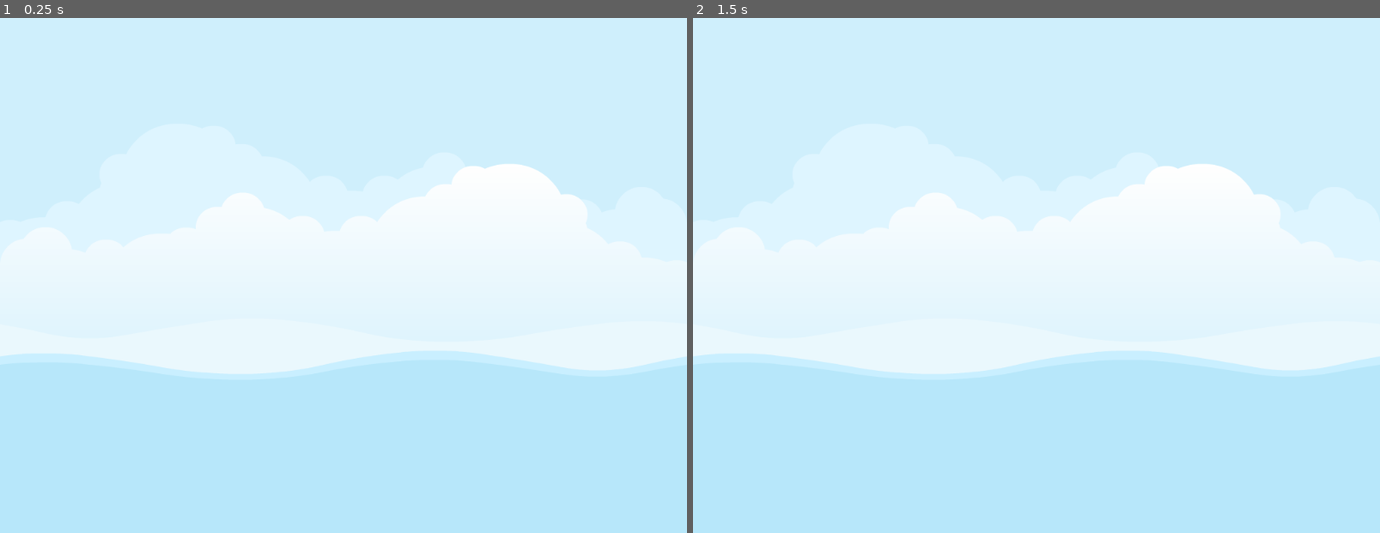
Above: before the commit, frames 1-2 (left to right).
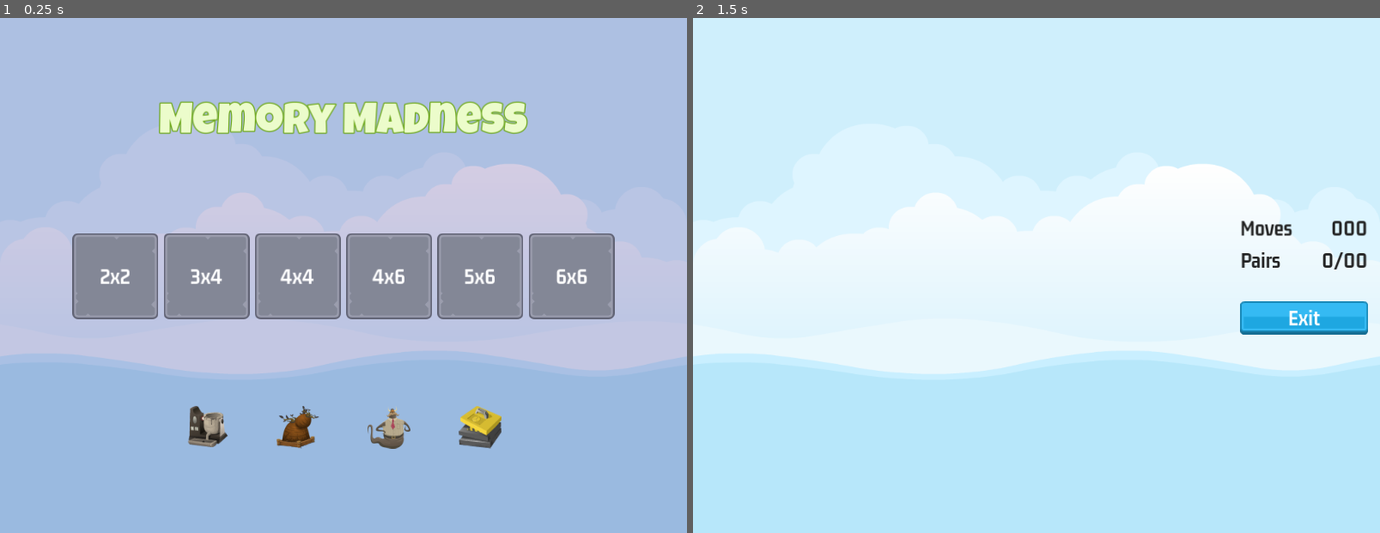
Above: after the commit, the same moments.

Repository: mylesh-dev/MemoryMadness
Game: Godot game, scene res://master_scene/master_scene.tscn
Two runs of this game, one before a commit and one after it. Both use one fixed random seed, a clock stepped at 60 frames per second and the inputs below.
Inputs (mouse positions are in pixels of both pictures, inside the frame that each line leads up to):
- Up to frame 1 (0.25 s): no input
- Up to frame 2 (1.5 s): click (809, 275) at 0.5 s, where only the run after the commit has a clickable "2x2"; tap Enter at 1.25 s

The runs differ from the first frame. In frame 1, 100% of the frame differs, in the area x 0-100%, y 0-100%; in frame 2, 1.6%.

Commit message:
Create main and menu screen

Diff:
--- /dev/null
+++ b/assets/GM_32_Black.tres
@@ -0,0 +1,8 @@
+[gd_resource type="LabelSettings" load_steps=2 format=3 uid="uid://gbameoo5y048"]
+
+[ext_resource type="FontFile" uid="uid://tne3tu2rb0un" path="res://assets/fonts/gemunu-libre-v8-latin-700.ttf" id="1_o4pd4"]
+
+[resource]
+font = ExtResource("1_o4pd4")
+font_size = 32
+font_color = Color(0.133333, 0.133333, 0.133333, 1)
--- /dev/null
+++ b/front_sprite/front_sprite.gd
@@ -0,0 +1,30 @@
+extends TextureRect
+
+const SCALE_SMALL: Vector2 = Vector2(0.1, 0.1)
+const SCALE_NORMAL: Vector2 = Vector2(1.0, 1.0)
+const SPIN_TIME_RANGE: Vector2 = Vector2(1.0, 2.0)
+const SCALE_TIME: float = 0.5
+
+# Called when the node enters the scene tree for the first time.
+func _ready():
+	run_me()
+
+func set_random_image() -> void:
+	texture = ImageManager.get_random_item_image().item_texture
+
+func get_random_spin_time() -> float:
+	return randf_range(SPIN_TIME_RANGE.x, SPIN_TIME_RANGE.y)
+
+func get_random_rotation() -> float:
+	return deg_to_rad(randf_range(-360, 360))
+
+func run_me() -> void:
+	var tween = get_tree().create_tween()
+	#tween.set_loops()
+	tween.tween_callback(set_random_image)
+	tween.tween_property(self, "scale", SCALE_NORMAL, SCALE_TIME)
+	tween.tween_property(self, "rotation", get_random_rotation(), get_random_spin_time())
+	tween.tween_property(self, "rotation", get_random_rotation(), get_random_spin_time())
+	tween.tween_property(self, "scale", SCALE_SMALL, SCALE_TIME)
+
+	tween.tween_callback(run_me)
--- /dev/null
+++ b/front_sprite/front_sprite.tscn
@@ -0,0 +1,20 @@
+[gd_scene load_steps=3 format=3 uid="uid://bwawrqrilyw2f"]
+
+[ext_resource type="Texture2D" uid="uid://j5pj0gyjjsk7" path="res://assets/glitch/cabbage.png" id="1_0dxw3"]
+[ext_resource type="Script" path="res://front_sprite/front_sprite.gd" id="2_847ka"]
+
+[node name="FrontSprite" type="TextureRect"]
+anchors_preset = 8
+anchor_left = 0.5
+anchor_top = 0.5
+anchor_right = 0.5
+anchor_bottom = 0.5
+offset_left = -32.0
+offset_top = -32.0
+offset_right = 32.0
+offset_bottom = 32.0
+grow_horizontal = 2
+grow_vertical = 2
+pivot_offset = Vector2(32, 32)
+texture = ExtResource("1_0dxw3")
+script = ExtResource("2_847ka")
--- /dev/null
+++ b/game_screen/game_screen.gd
@@ -0,0 +1,17 @@
+extends Control
+
+@onready var sound = $Sound
+
+# Called when the node enters the scene tree for the first time.
+func _ready():
+	pass # Replace with function body.
+
+
+# Called every frame. 'delta' is the elapsed time since the previous frame.
+func _process(delta):
+	pass
+
+
+func _on_exit_button_pressed():
+	SoundManager.play_button_click(sound)
+	SignalManager.on_game_exit_pressed.emit()
--- /dev/null
+++ b/game_screen/game_screen.tscn
@@ -0,0 +1,108 @@
+[gd_scene load_steps=7 format=3 uid="uid://bvadlfcjpcxmc"]
+
+[ext_resource type="LabelSettings" uid="uid://gbameoo5y048" path="res://assets/GM_32_Black.tres" id="1_co8br"]
+[ext_resource type="Script" path="res://game_screen/game_screen.gd" id="1_vm1ve"]
+[ext_resource type="Texture2D" uid="uid://drkekmcxwn861" path="res://assets/ui/blue_button00.png" id="2_fhvn3"]
+[ext_resource type="Texture2D" uid="uid://dgylrylbmpbks" path="res://assets/ui/yellow_button00.png" id="3_l4854"]
+[ext_resource type="Texture2D" uid="uid://cdbexev6qq6j1" path="res://assets/ui/green_button00.png" id="4_s2o5b"]
+[ext_resource type="LabelSettings" uid="uid://boqa0qsp21o70" path="res://level_button/DM_32.tres" id="5_5dwgd"]
+
+[node name="GameScreen" type="Control"]
+layout_mode = 3
+anchors_preset = 15
+anchor_right = 1.0
+anchor_bottom = 1.0
+grow_horizontal = 2
+grow_vertical = 2
+script = ExtResource("1_vm1ve")
+
+[node name="HB" type="HBoxContainer" parent="."]
+layout_mode = 1
+anchors_preset = 15
+anchor_right = 1.0
+anchor_bottom = 1.0
+grow_horizontal = 2
+grow_vertical = 2
+
+[node name="MC1" type="MarginContainer" parent="HB"]
+layout_mode = 2
+size_flags_horizontal = 3
+
+[node name="TileContainer" type="GridContainer" parent="HB/MC1"]
+layout_mode = 2
+size_flags_horizontal = 4
+size_flags_vertical = 4
+
+[node name="MC2" type="MarginContainer" parent="HB"]
+custom_minimum_size = Vector2(200, 0)
+layout_mode = 2
+theme_override_constants/margin_right = 18
+
+[node name="VBoxContainer" type="VBoxContainer" parent="HB/MC2"]
+layout_mode = 2
+size_flags_vertical = 4
+theme_override_constants/separation = 12
+
+[node name="HB" type="HBoxContainer" parent="HB/MC2/VBoxContainer"]
+layout_mode = 2
+
+[node name="Label" type="Label" parent="HB/MC2/VBoxContainer/HB"]
+layout_mode = 2
+size_flags_horizontal = 3
+text = "Moves"
+label_settings = ExtResource("1_co8br")
+vertical_alignment = 1
+
+[node name="MovesLabel" type="Label" parent="HB/MC2/VBoxContainer/HB"]
+layout_mode = 2
+text = "000
+"
+label_settings = ExtResource("1_co8br")
+horizontal_alignment = 2
+vertical_alignment = 1
+
+[node name="HB2" type="HBoxContainer" parent="HB/MC2/VBoxContainer"]
+layout_mode = 2
+
+[node name="Label" type="Label" parent="HB/MC2/VBoxContainer/HB2"]
+layout_mode = 2
+size_flags_horizontal = 3
+text = "Pairs
+"
+label_settings = ExtResource("1_co8br")
+vertical_alignment = 1
+
+[node name="PairsLabel" type="Label" parent="HB/MC2/VBoxContainer/HB2"]
+layout_mode = 2
+text = "0/00
+"
+label_settings = ExtResource("1_co8br")
+horizontal_alignment = 2
+vertical_alignment = 1
+
+[node name="Spacer" type="Control" parent="HB/MC2/VBoxContainer"]
+custom_minimum_size = Vector2(0, 20)
+layout_mode = 2
+
+[node name="ExitButton" type="TextureButton" parent="HB/MC2/VBoxContainer"]
+layout_mode = 2
+size_flags_horizontal = 4
+texture_normal = ExtResource("2_fhvn3")
+texture_pressed = ExtResource("3_l4854")
+texture_hover = ExtResource("4_s2o5b")
+
+[node name="Label" type="Label" parent="HB/MC2/VBoxContainer/ExitButton"]
+layout_mode = 1
+anchors_preset = 15
+anchor_right = 1.0
+anchor_bottom = 1.0
+grow_horizontal = 2
+grow_vertical = 2
+text = "Exit"
+label_settings = ExtResource("5_5dwgd")
+horizontal_alignment = 1
+vertical_alignment = 1
+
+[node name="Sound" type="AudioStreamPlayer" parent="."]
+
+[connection signal="pressed" from="HB/MC2/VBoxContainer/ExitButton" to="." method="_on_exit_button_pressed"]
--- /dev/null
+++ b/level_button/DM_32.tres
@@ -0,0 +1,7 @@
+[gd_resource type="LabelSettings" load_steps=2 format=3 uid="uid://boqa0qsp21o70"]
+
+[ext_resource type="FontFile" uid="uid://tne3tu2rb0un" path="res://assets/fonts/gemunu-libre-v8-latin-700.ttf" id="1_4f3r0"]
+
+[resource]
+font = ExtResource("1_4f3r0")
+font_size = 32
--- /dev/null
+++ b/level_button/level_button.gd
@@ -0,0 +1,20 @@
+extends TextureButton
+
+@onready var label = $Label
+@onready var sound = $Sound
+
+var _level_number: int =  0
+
+# Called when the node enters the scene tree for the first time.
+func _ready():
+	pass
+
+func set_level_number(level_num: int) -> void:
+	_level_number = level_num
+	var l_data =  GameManager.LEVELS[_level_number]
+	label.text = "%sx%s" % [l_data.rows, l_data.cols]
+
+
+func _on_pressed():
+	SoundManager.play_button_click(sound)
+	SignalManager.on_level_selected.emit(_level_number)
--- /dev/null
+++ b/level_button/level_button.tscn
@@ -0,0 +1,42 @@
+[gd_scene load_steps=6 format=3 uid="uid://ckpbqwp5lyybm"]
+
+[ext_resource type="Texture2D" uid="uid://cusia6w3qpn33" path="res://assets/ui/level_select_frame_128.png" id="1_mggt6"]
+[ext_resource type="Texture2D" uid="uid://o8wfw0dyqka7" path="res://assets/ui/level_select_frame_select_128.png" id="2_ofiyn"]
+[ext_resource type="Texture2D" uid="uid://dmpnkbcupt4eg" path="res://assets/ui/level_select_frame_hover_128.png" id="3_x4v3q"]
+[ext_resource type="Script" path="res://level_button/level_button.gd" id="4_ft36o"]
+[ext_resource type="LabelSettings" uid="uid://boqa0qsp21o70" path="res://level_button/DM_32.tres" id="4_ubskn"]
+
+[node name="LevelButton" type="TextureButton"]
+anchors_preset = 8
+anchor_left = 0.5
+anchor_top = 0.5
+anchor_right = 0.5
+anchor_bottom = 0.5
+offset_left = -64.0
+offset_top = -64.0
+offset_right = 64.0
+offset_bottom = 64.0
+grow_horizontal = 2
+grow_vertical = 2
+pivot_offset = Vector2(64, 64)
+size_flags_horizontal = 4
+texture_normal = ExtResource("1_mggt6")
+texture_pressed = ExtResource("2_ofiyn")
+texture_hover = ExtResource("3_x4v3q")
+script = ExtResource("4_ft36o")
+
+[node name="Label" type="Label" parent="."]
+layout_mode = 1
+anchors_preset = 15
+anchor_right = 1.0
+anchor_bottom = 1.0
+grow_horizontal = 2
+grow_vertical = 2
+text = "0x0"
+label_settings = ExtResource("4_ubskn")
+horizontal_alignment = 1
+vertical_alignment = 1
+
+[node name="Sound" type="AudioStreamPlayer" parent="."]
+
+[connection signal="pressed" from="." to="." method="_on_pressed"]
--- /dev/null
+++ b/main_screen/main_screen.gd
@@ -0,0 +1,17 @@
+extends Control
+
+@export var level_button_scene: PackedScene
+@onready var hb_levels = $VB/HBLevels
+
+# Called when the node enters the scene tree for the first time.
+func _ready():
+	setup_grid()
+
+func create_level_button(ln: int) -> void:
+	var new_lb = level_button_scene.instantiate()
+	hb_levels.add_child(new_lb)
+	new_lb.set_level_number(ln)
+
+func setup_grid() -> void:
+	for level in GameManager.LEVELS:
+		create_level_button(level)
--- /dev/null
+++ b/main_screen/main_screen.tscn
@@ -0,0 +1,86 @@
+[gd_scene load_steps=6 format=3 uid="uid://xhqiwxe4blsx"]
+
+[ext_resource type="FontFile" uid="uid://y6j0emqx2jfa" path="res://assets/fonts/LuckiestGuy-Regular.ttf" id="1_34dq7"]
+[ext_resource type="Script" path="res://main_screen/main_screen.gd" id="1_odhig"]
+[ext_resource type="PackedScene" uid="uid://ckpbqwp5lyybm" path="res://level_button/level_button.tscn" id="2_5vuce"]
+[ext_resource type="PackedScene" uid="uid://bwawrqrilyw2f" path="res://front_sprite/front_sprite.tscn" id="2_xn0p2"]
+
+[sub_resource type="LabelSettings" id="LabelSettings_kprbm"]
+font = ExtResource("1_34dq7")
+font_size = 64
+font_color = Color(0.92549, 0.988235, 0.796078, 1)
+outline_size = 6
+outline_color = Color(0.396078, 0.639216, 0.0509804, 1)
+
+[node name="MainScreen" type="Control"]
+layout_mode = 3
+anchors_preset = 15
+anchor_right = 1.0
+anchor_bottom = 1.0
+grow_horizontal = 2
+grow_vertical = 2
+script = ExtResource("1_odhig")
+level_button_scene = ExtResource("2_5vuce")
+
+[node name="ColorRect" type="ColorRect" parent="."]
+layout_mode = 1
+anchors_preset = 15
+anchor_right = 1.0
+anchor_bottom = 1.0
+grow_horizontal = 2
+grow_vertical = 2
+color = Color(0.137255, 0, 0.462745, 0.196078)
+
+[node name="VB" type="VBoxContainer" parent="."]
+layout_mode = 1
+anchors_preset = 15
+anchor_right = 1.0
+anchor_bottom = 1.0
+grow_horizontal = 2
+grow_vertical = 2
+
+[node name="Spacer" type="Control" parent="VB"]
+layout_mode = 2
+size_flags_vertical = 3
+
+[node name="Label" type="Label" parent="VB"]
+layout_mode = 2
+text = "Memory Madness
+"
+label_settings = SubResource("LabelSettings_kprbm")
+horizontal_alignment = 1
+vertical_alignment = 1
+
+[node name="Spacer2" type="Control" parent="VB"]
+layout_mode = 2
+size_flags_vertical = 3
+
+[node name="HBLevels" type="HBoxContainer" parent="VB"]
+layout_mode = 2
+size_flags_horizontal = 4
+theme_override_constants/separation = 8
+
+[node name="Spacer3" type="Control" parent="VB"]
+layout_mode = 2
+size_flags_vertical = 3
+
+[node name="HBSprites" type="HBoxContainer" parent="VB"]
+layout_mode = 2
+size_flags_horizontal = 4
+theme_override_constants/separation = 72
+
+[node name="FrontSprite" parent="VB/HBSprites" instance=ExtResource("2_xn0p2")]
+layout_mode = 2
+
+[node name="FrontSprite2" parent="VB/HBSprites" instance=ExtResource("2_xn0p2")]
+layout_mode = 2
+
+[node name="FrontSprite3" parent="VB/HBSprites" instance=ExtResource("2_xn0p2")]
+layout_mode = 2
+
+[node name="FrontSprite4" parent="VB/HBSprites" instance=ExtResource("2_xn0p2")]
+layout_mode = 2
+
+[node name="Spacer4" type="Control" parent="VB"]
+layout_mode = 2
+size_flags_vertical = 3
--- /dev/null
+++ b/master_scene/master_scene.gd
@@ -0,0 +1,23 @@
+extends CanvasLayer
+
+@onready var main_screen = $MainScreen
+@onready var game_screen = $GameScreen
+@onready var sound = $Sound
+
+# Called when the node enters the scene tree for the first time.
+func _ready():
+	on_game_exit_pressed()
+	SignalManager.on_game_exit_pressed.connect(on_game_exit_pressed)
+	SignalManager.on_level_selected.connect(on_level_selected)
+
+func show_game(s: bool) -> void:
+	game_screen.visible = s
+	main_screen.visible = !s
+
+func on_game_exit_pressed() -> void:
+	show_game(false)
+	SoundManager.play_sound(sound, SoundManager.SOUND_MAIN_MENU)
+
+func on_level_selected(level_num: int) -> void:
+	show_game(true)
+	SoundManager.play_sound(sound, SoundManager.SOUND_IN_GAME)
--- a/master_scene/master_scene.tscn
+++ b/master_scene/master_scene.tscn
@@ -1,8 +1,12 @@
-[gd_scene load_steps=2 format=3 uid="uid://ca30uuik2nl67"]
+[gd_scene load_steps=5 format=3 uid="uid://ca30uuik2nl67"]
 
 [ext_resource type="Texture2D" uid="uid://bphtsfyrjqxew" path="res://assets/images/backgroundEmpty.png" id="1_clfym"]
+[ext_resource type="Script" path="res://master_scene/master_scene.gd" id="1_xkikl"]
+[ext_resource type="PackedScene" uid="uid://xhqiwxe4blsx" path="res://main_screen/main_screen.tscn" id="2_r2q43"]
+[ext_resource type="PackedScene" uid="uid://bvadlfcjpcxmc" path="res://game_screen/game_screen.tscn" id="3_ij4ij"]
 
 [node name="MasterScene" type="CanvasLayer"]
+script = ExtResource("1_xkikl")
 
 [node name="TextureRect" type="TextureRect" parent="."]
 anchors_preset = 15
@@ -11,3 +15,9 @@
 grow_horizontal = 2
 grow_vertical = 2
 texture = ExtResource("1_clfym")
+
+[node name="MainScreen" parent="." instance=ExtResource("2_r2q43")]
+
+[node name="GameScreen" parent="." instance=ExtResource("3_ij4ij")]
+
+[node name="Sound" type="AudioStreamPlayer" parent="."]
--- a/project.godot
+++ b/project.godot
@@ -17,7 +17,10 @@
 
 [autoload]
 
+SignalManager="*res://singletons/signal_manager.gd"
 ImageManager="*res://singletons/image_manager.gd"
+SoundManager="*res://singletons/sound_manager.gd"
+GameManager="*res://singletons/game_manager.gd"
 
 [display]
 
--- /dev/null
+++ b/singletons/game_manager.gd
@@ -0,0 +1,10 @@
+extends Node
+
+const LEVELS: Dictionary = {
+	1: { "rows": 2, "cols": 2 },
+	2: { "rows": 3, "cols": 4 },
+	3: { "rows": 4, "cols": 4 },
+	4: { "rows": 4, "cols": 6 },
+	5: { "rows": 5, "cols": 6 },
+	6: { "rows": 6, "cols": 6 }
+}
--- a/singletons/image_manager.gd
+++ b/singletons/image_manager.gd
@@ -31,3 +31,7 @@
 			add_file_to_list(fn, path)
 
 	print("loaded:", _item_images.size())
+
+
+func get_random_item_image() -> Dictionary:
+	return _item_images.pick_random()
--- /dev/null
+++ b/singletons/signal_manager.gd
@@ -0,0 +1,4 @@
+extends Node
+
+signal on_level_selected(level_num: int)
+signal on_game_exit_pressed
--- /dev/null
+++ b/singletons/sound_manager.gd
@@ -0,0 +1,30 @@
+extends Node
+
+
+const SOUND_MAIN_MENU = "main"
+const SOUND_IN_GAME = "ingame"
+const SOUND_SUCCESS = "success"
+const SOUND_GAME_OVER = "gameover"
+const SOUND_SELECT_TILE = "tile"
+const SOUND_SELECT_BUTTON = "button"
+
+
+const SOUNDS = {
+	SOUND_MAIN_MENU: preload("res://assets/sounds/bgm_action_3.mp3"),
+	SOUND_IN_GAME: preload("res://assets/sounds/bgm_action_4.mp3"),
+	SOUND_SUCCESS: preload("res://assets/sounds/sfx_sounds_fanfare3.wav"),
+	SOUND_GAME_OVER: preload("res://assets/sounds/sfx_sounds_powerup12.wav"),
+	SOUND_SELECT_TILE: preload("res://assets/sounds/sfx_sounds_impact1.wav"),
+	SOUND_SELECT_BUTTON: preload("res://assets/sounds/sfx_sounds_impact7.wav")
+}
+
+func play_sound(player: AudioStreamPlayer, key: String) -> void:
+	if SOUNDS.has(key) == false:
+		return
+
+	player.stop()
+	player.stream = SOUNDS[key]
+	player.play()
+
+func play_button_click(player: AudioStreamPlayer) -> void:
+	play_sound(player, SOUND_SELECT_BUTTON)
